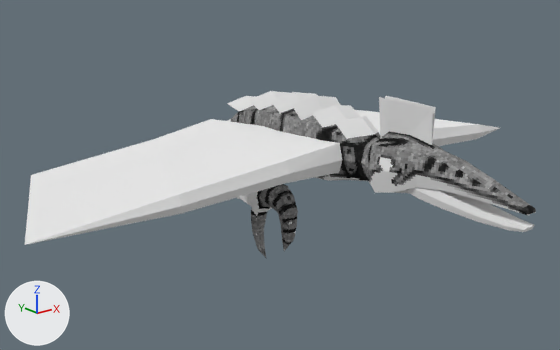
A saved change to the Blender file dev/Creatures/Avian/Roc/roc.blend.
Before and after are seen from a camera (50 mm lens) standing at (-5.06, -6.05, 3.53) and looking at (-0.44, -0.27, 1.22). Every picture has the same lights, and +X, +Y and +Z are marked at lower left.

The scene before the commit, as lines of its bpy script (objects in view):
```python
ob_body = bpy.data.objects.new('Body', me_body)
ob_body.location = (0.0, 0.0, 1.5)
ob_head = bpy.data.objects.new('Head', me_head)
ob_head.parent = ob_body
ob_head.location = (0.0, -1.05, 1.5)
ob_mouth = bpy.data.objects.new('Mouth', me_mouth)
ob_mouth.parent = ob_head
ob_mouth.location = (0.0, -1.65, 1.425)
ob_tail03 = bpy.data.objects.new('Tail03', me_tail03)
ob_tail03.parent = ob_tail02
ob_tail03.location = (0.0, 0.89, 0.68)
ob_tailclaw = bpy.data.objects.new('TailClaw', me_tailclaw)
ob_tailclaw.parent = ob_tail03
ob_tailclaw.location = (0.0, 0.615, 0.6)
ob_wingleft = bpy.data.objects.new('WingLeft', me_wingleft)
ob_wingleft.parent = ob_body
ob_wingleft.location = (0.15, -0.75, 1.5)
ob_wingright = bpy.data.objects.new('WingRight', me_wingright)
ob_wingright.parent = ob_body
ob_wingright.location = (-0.15, -0.75, 1.5)
```
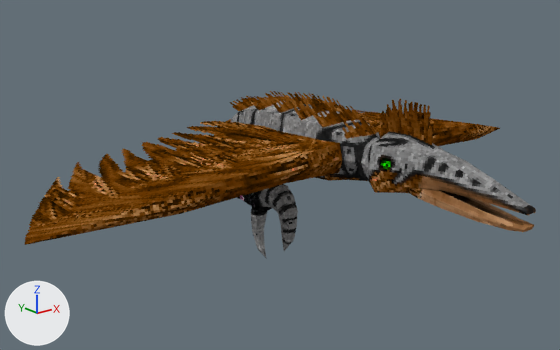
Where the change shows, as pixel boxes [x1, y1, x2, y2] in the pictures (560 x 350 px):
'WingRight', surface changed (white to brown): [25, 119, 342, 245] in both
'Head', surface changed (grey to brown): [361, 96, 536, 216] in both
'Body', surface changed (white to brown): [227, 91, 380, 181] in both
'Mouth', surface changed (white to brown): [406, 187, 534, 232] in both
'Tail03', surface changed (grey to black): [240, 184, 296, 251] in both
'WingLeft', surface changed (white to brown): [355, 110, 500, 146] in both

Edits to the bpy script that builds the scene:
```text
Add img_roc_png:
    img_roc_png = load_image('roc.png', 'roc.png', 256, 256, 'sRGB')
Change mat_roc:
    where n3 = _N.new('ShaderNodeMixShader'); n3.name = 'Mix Shader'
    remove n3.inputs[0].default_value = 1.0  # 'Factor'
    add n7 = _N.new('ShaderNodeTexImage'); n7.name = 'Image Texture'
    add n7.image = img_roc_png
    add n7.interpolation = 'Closest'
    where n0 = _N.new('ShaderNodeBsdfDiffuse'); n0.name = 'Diffuse BSDF'
    add _L.new(n7.outputs[0], n0.inputs[0])  # 'Color' to 'Color'
    add _L.new(n7.outputs[1], n3.inputs[0])  # 'Alpha' to 'Factor'
```
